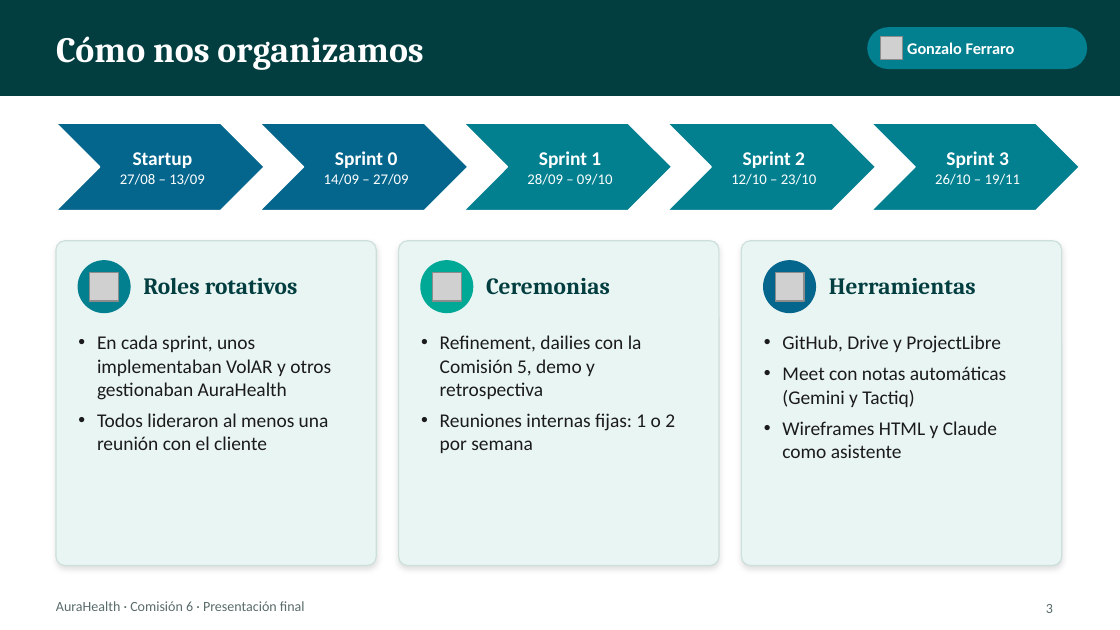
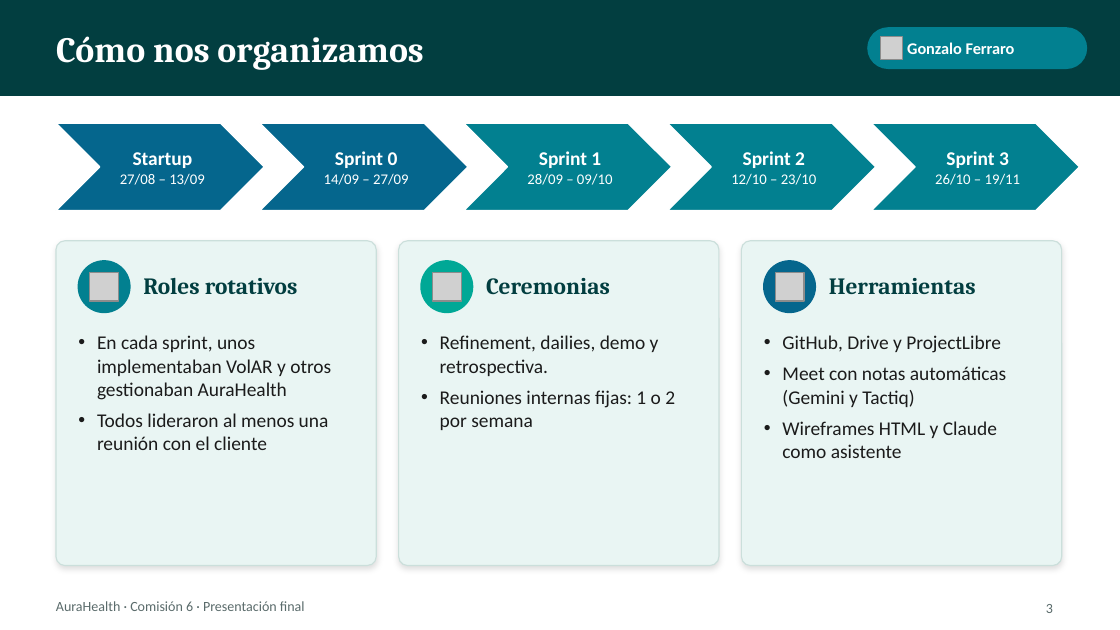
Before and after one commit to AgusUni05/PROYECTO-PSS-2026, a slide deck: slide 3 of Entrega-Final/AuraHealth - Presentacion Final.pptx. Drawn at 1120x630 pixels with LibreOffice and Linux fonts; fonts in the diff are those of the drawing; grey boxes stand for pictures. Boxes give left, top, right and bottom in pixels: in the first picture for what was removed or moved away, otherwise in the second. Text is boxed around its words. In the diff, an @@ line names an element or a change of style, - is before the commit and + after.

```diff
--- a/Entrega-Final/AuraHealth - Presentacion Final.pptx
+++ b/Entrega-Final/AuraHealth - Presentacion Final.pptx
@@ text at (x1=440, y1=335, x2=659, y2=376): text changed @@
-• Refinement, dailies con la Comisión 5, demo y retrospectiva
+• Refinement, dailies, demo y retrospectiva.
```
Also in this commit, not shown: 3 other slides changed, 1 other file.
